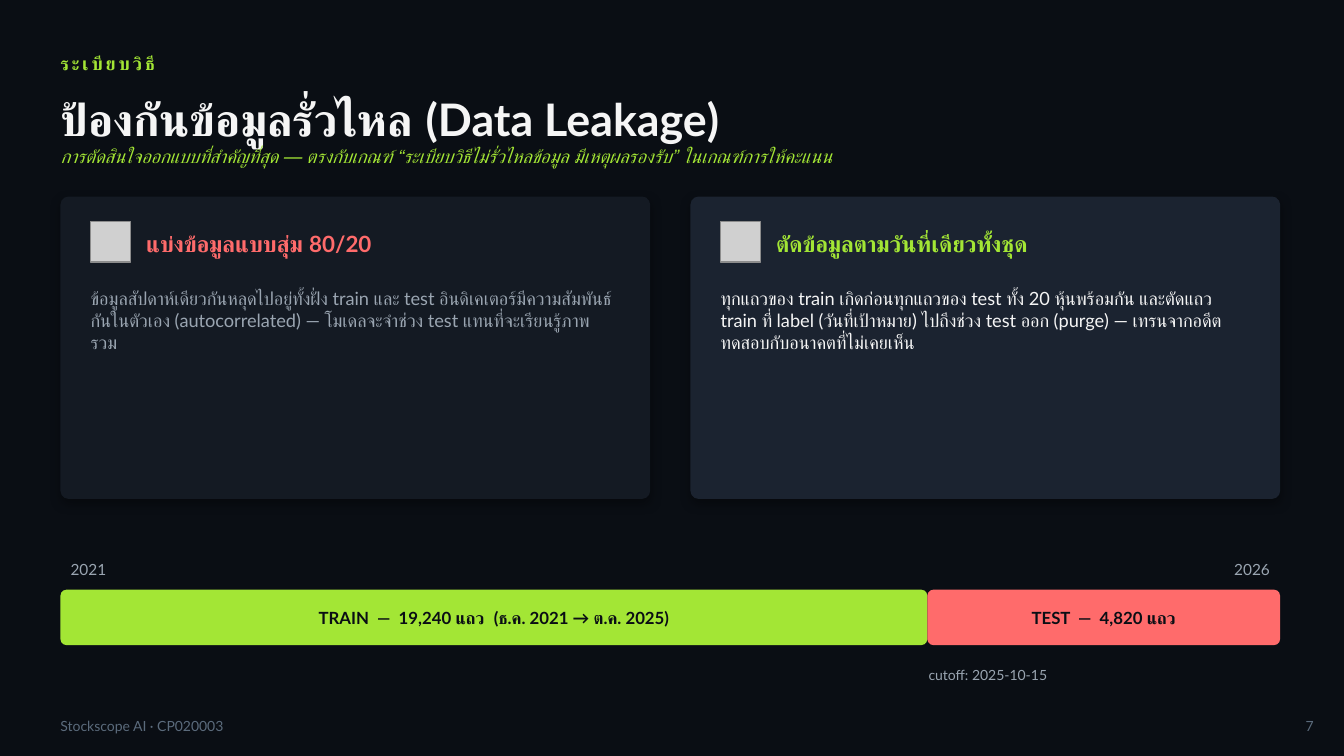
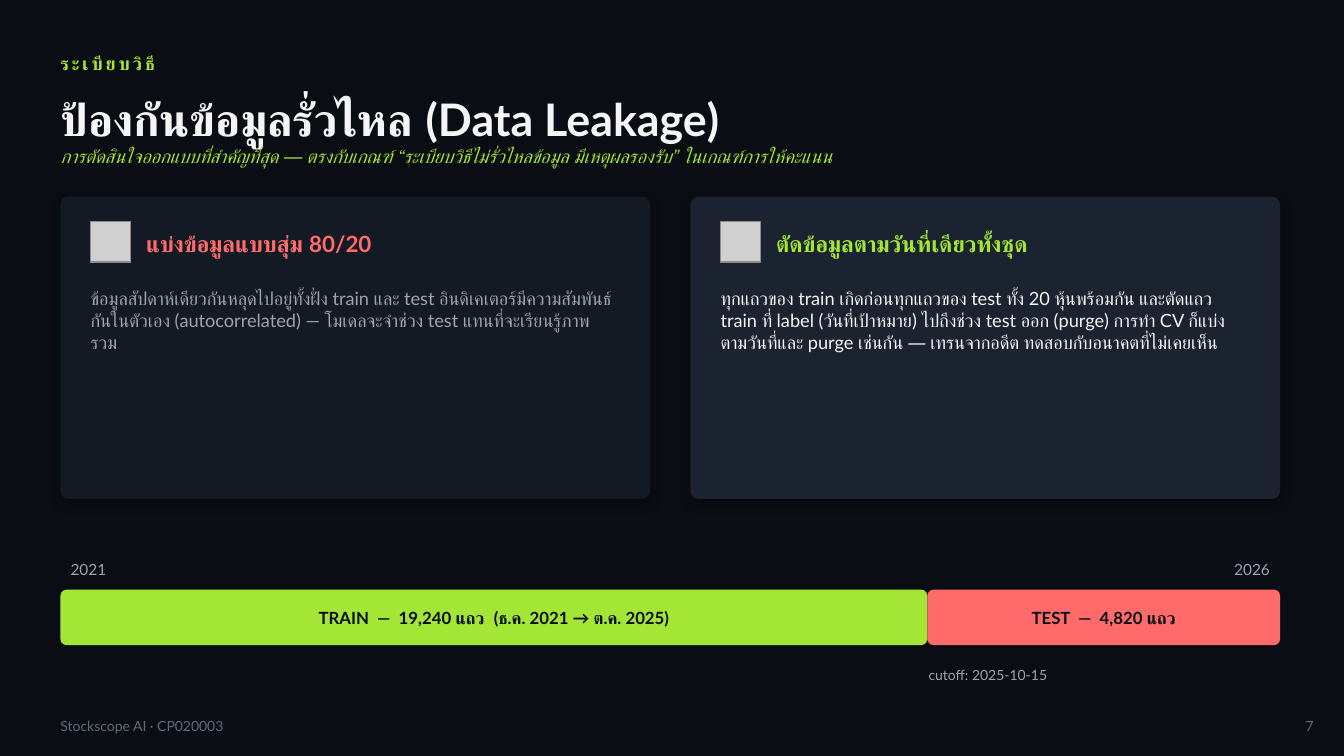
Before and after one commit to txphichatwanich19-rgb/stockscope, a slide deck: slide 7 of ml/stock_direction_presentation.pptx. Drawn at 1344x756 pixels with LibreOffice and Linux fonts; fonts in the diff are those of the drawing; grey boxes stand for pictures. Boxes give left, top, right and bottom in pixels: in the first picture for what was removed or moved away, otherwise in the second. Text is boxed around its words. In the diff, an @@ line names an element or a change of style, - is before the commit and + after.

```diff
--- a/ml/stock_direction_presentation.pptx
+++ b/ml/stock_direction_presentation.pptx
@@ text at [721, 291, 1225, 353]: text changed @@
-ทุกแถวของ train เกิดก่อนทุกแถวของ test ทั้ง 20 หุ้นพร้อมกัน และตัดแถว train ที่ label (วันที่เป้าหมาย) ไปถึงช่วง test ออก (purge) — เทรนจากอดีต ทดสอบกับอนาคตที่ไม่เคยเห็น
+ทุกแถวของ train เกิดก่อนทุกแถวของ test ทั้ง 20 หุ้นพร้อมกัน และตัดแถว train ที่ label (วันที่เป้าหมาย) ไปถึงช่วง test ออก (purge) การทำ CV ก็แบ่งตามวันที่และ purge เช่นกัน — เทรนจากอดีต ทดสอบกับอนาคตที่ไม่เคยเห็น
```
Also in this commit, not shown: 7 other slides changed, 3 other files.
